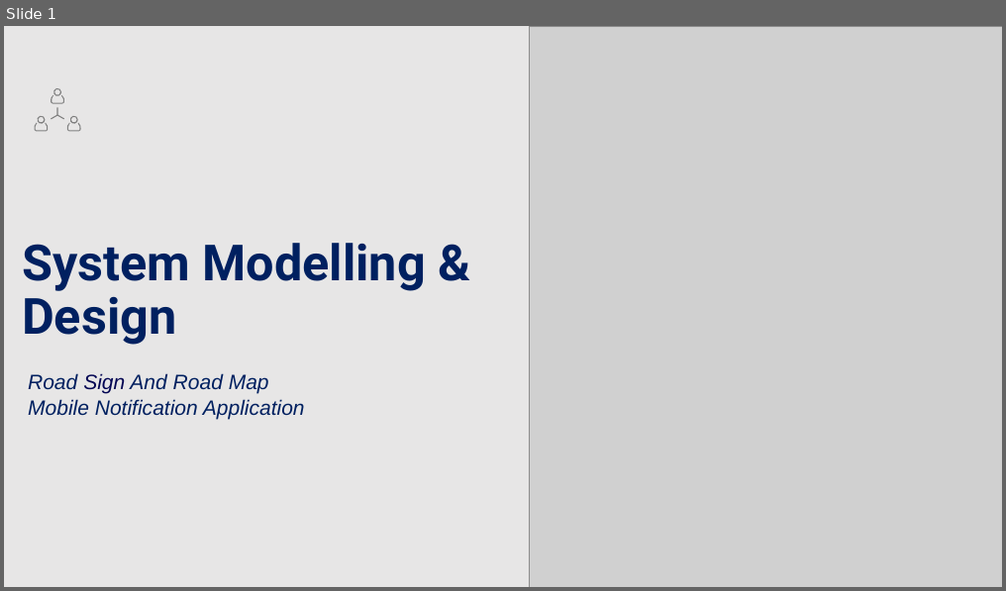
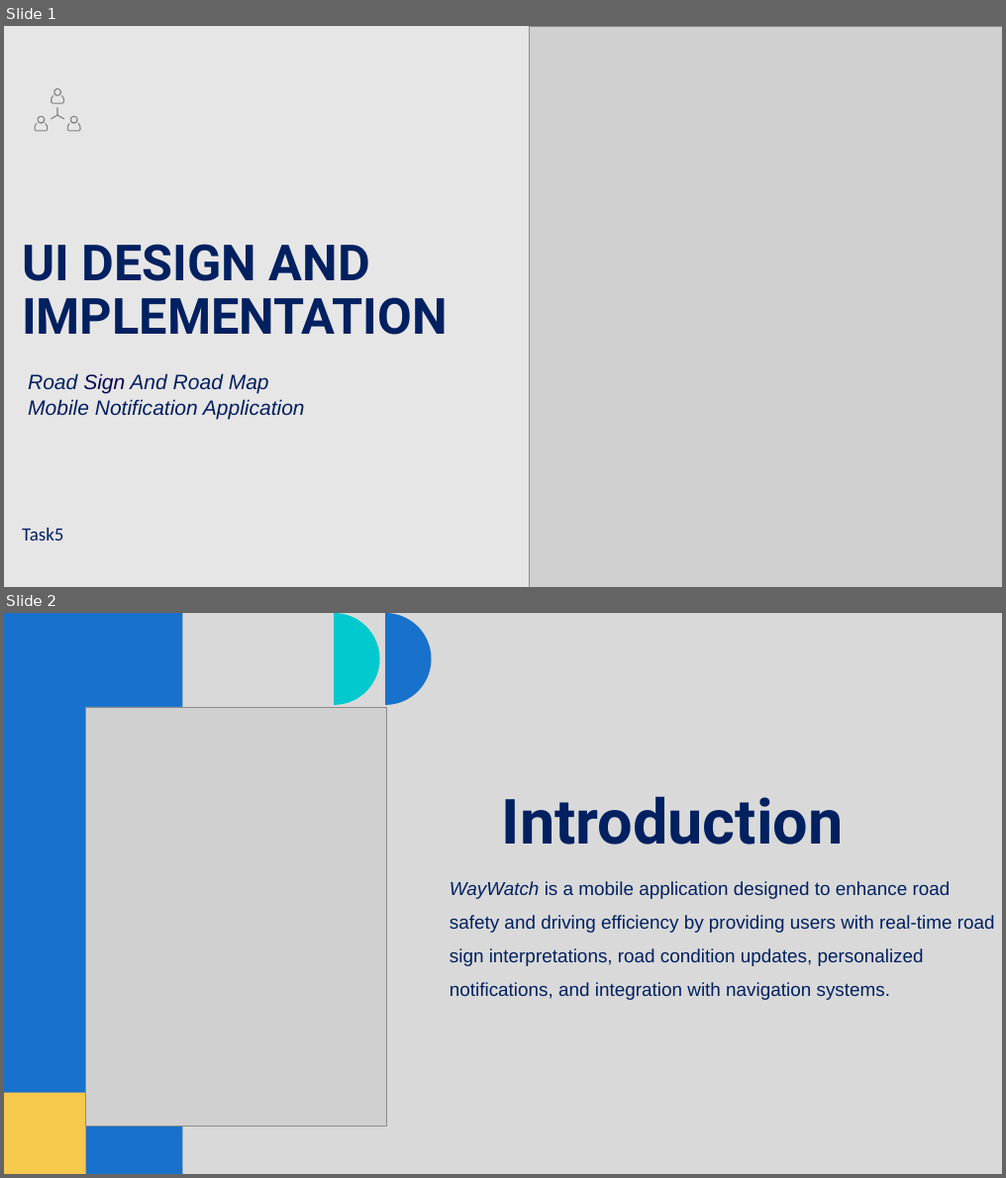
Before and after one commit to Thierry5610/CEF-440-Group-5, a slide deck: Task 4/Task 4.pptx. Shown one above the other, each under a label of ours: slide 1 before the commit, slides 1 and 2 after it. The pictures are 1006x591 and 1006x1178 pixels, drawn with LibreOffice and Linux fonts; fonts in the diff are those of the drawing; grey boxes stand for pictures. Boxes give left, top, right and bottom in pixels: in the first picture for what was removed or moved away, otherwise in the second. Text is boxed around its words. In the diff, an @@ line names an element or a change of style, - is before the commit and + after.

Commit message:
Updated Task 3, Task 4, and Task 5 presentations

```diff
--- a/Task 4/Task 4.pptx
+++ b/Task 4/Task 4.pptx
@@ slide 2 added at (4, 613, 1002, 1174), background #D9D9D9 @@
@@ rectangle added at (4, 613, 183, 1174), fill #1871CA @@
@@ freeform shape added at (334, 613, 380, 705), fill #02C9CE @@
@@ freeform shape added at (385, 613, 431, 705), fill #1871CA @@
@@ picture added at (85, 707, 386, 1128) @@
@@ title added at (502, 796, 844, 845), 60 pt, text #002060, bold @@
+Introduction
@@ text added at (450, 881, 995, 1000), 18 pt, text #002060 @@
+WayWatch is a mobile application designed to enhance road safety and driving efficiency by providing users with real-time road sign interpretations, road condition updates, personalized notifications, and integration with navigation systems.
@@ rectangle added at (4, 1093, 85, 1174), fill #F6C94C @@
@@ slide 1 changed as well @@
@@ title at (22, 244, 447, 335): text changed @@
-System Modelling & Design
+UI DESIGN AND IMPLEMENTATION
@@ text added at (22, 528, 63, 541), 18 pt, text #002060 @@
+Task5
```
Also in this commit, not shown: 3 other slides changed, 12 other slides added, 20 slides removed, 4 other files.
